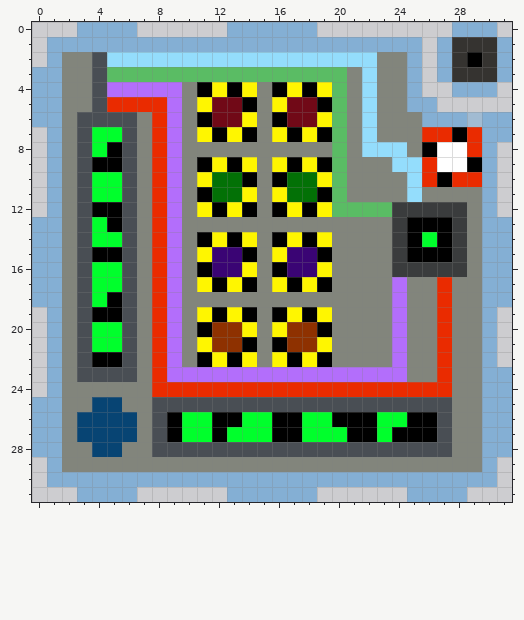
One commit to this pixel-art sprite: Icons/The Cube.png. The picture above was drawn from the file before the commit.
The file is 32x32 pixels. Pixels under 10% opacity are left out.
And afterwards:
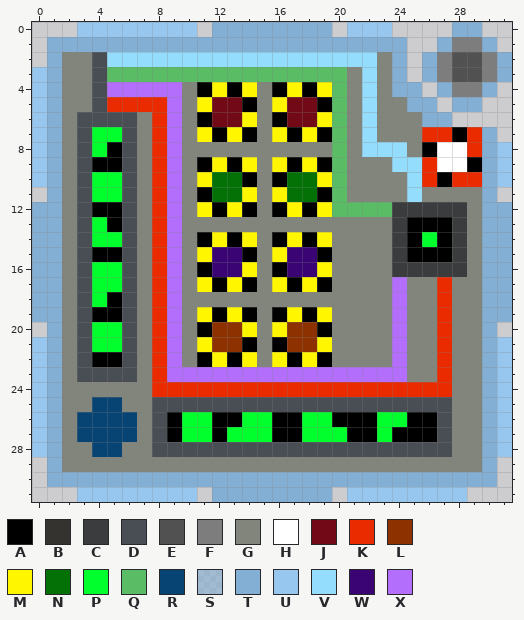
Palette (. is transparent): A #000000  B #353330  C #3a3c3d  D #494e54  E #515151  F #7d7d7d  G #82857c  H #ffffff  J #710917  K #ea2b00  L #8e3100  M #fff600  N #037106  P #00ff2c  Q #5abc64  R #074473  S #84afd498  T #84afd4  U #97c7ef  V #94ddfc  W #3a0474  X #b36efb
Changes in this commit:
{"y":0,"x":3,"old":"TTTT....","new":"UUUUUUUU"}
{"y":0,"x":12,"old":".","new":"T"}
{"y":0,"x":19,"old":".","new":"T"}
{"y":0,"x":21,"old":"...","new":"UUU"}
{"y":0,"x":30,"old":"T","new":"."}
{"y":1,"x":25,"old":"T","new":"."}
{"y":1,"x":28,"old":"BBBT","new":"FFT."}
{"y":2,"x":24,"old":"GT.TBAB","new":"T.TFEEF"}
{"y":3,"x":0,"old":"T","new":"U"}
{"y":3,"x":24,"old":"GT.TBBB","new":"T.TFEEF"}
{"y":4,"x":0,"old":"T","new":"U"}
{"y":4,"x":24,"old":"G","new":"T"}
{"y":4,"x":27,"old":".TT","new":"TFF"}
{"y":5,"x":0,"old":"T","new":"U"}
{"y":5,"x":28,"old":"..","new":"TT"}
{"y":6,"x":0,"old":"T","new":"U"}
{"y":6,"x":28,"old":"TSTT","new":"...."}
{"y":7,"x":0,"old":".","new":"U"}
{"y":7,"x":31,"old":"T","new":"."}
{"y":8,"x":0,"old":".","new":"U"}
{"y":8,"x":31,"old":".","new":"U"}
{"y":9,"x":0,"old":".","new":"U"}
{"y":9,"x":31,"old":".","new":"U"}
{"y":10,"x":0,"old":".","new":"U"}
{"y":10,"x":31,"old":".","new":"U"}
{"y":12,"x":0,"old":".","new":"T"}
{"y":12,"x":31,"old":".","new":"T"}
{"y":19,"x":0,"old":".","new":"T"}
{"y":19,"x":31,"old":".","new":"T"}
{"y":21,"x":0,"old":".","new":"U"}
{"y":21,"x":31,"old":".","new":"U"}
{"y":22,"x":0,"old":".","new":"U"}
{"y":22,"x":31,"old":".","new":"U"}
{"y":23,"x":0,"old":".","new":"U"}
{"y":23,"x":31,"old":"T","new":"U"}
{"y":24,"x":0,"old":".","new":"U"}
{"y":24,"x":31,"old":"T","new":"U"}
{"y":25,"x":0,"old":"T","new":"U"}
{"y":25,"x":31,"old":"T","new":"U"}
{"y":26,"x":0,"old":"T","new":"U"}
{"y":26,"x":31,"old":"T","new":"U"}
{"y":27,"x":0,"old":"T","new":"U"}
{"y":27,"x":31,"old":"T","new":"U"}
{"y":28,"x":0,"old":"T","new":"U"}
{"y":28,"x":31,"old":"T","new":"U"}
{"y":31,"x":3,"old":"TTTT....","new":"UUUUUUUU"}
{"y":31,"x":12,"old":".","new":"T"}
{"y":31,"x":19,"old":".","new":"T"}
{"y":31,"x":21,"old":"....TTTT","new":"UUUUUUUU"}
{"label":"changed","picture_box":[32,22,227,217]}
{"label":"changed","picture_box":[317,22,512,217]}
{"label":"changed","picture_box":[32,307,227,502]}
{"label":"changed","picture_box":[317,307,512,502]}
